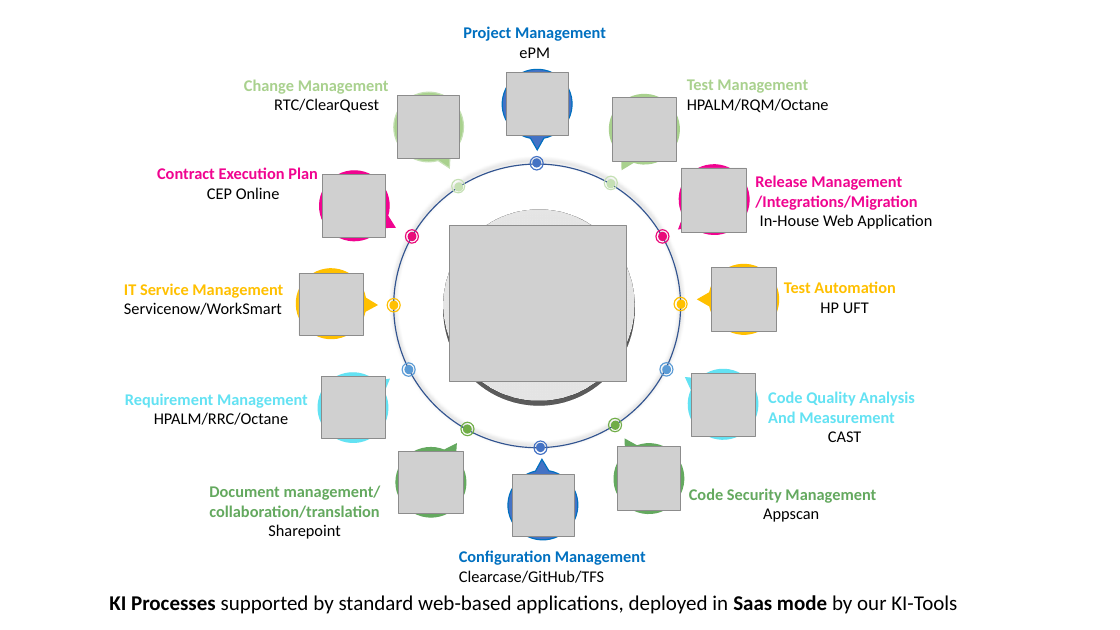
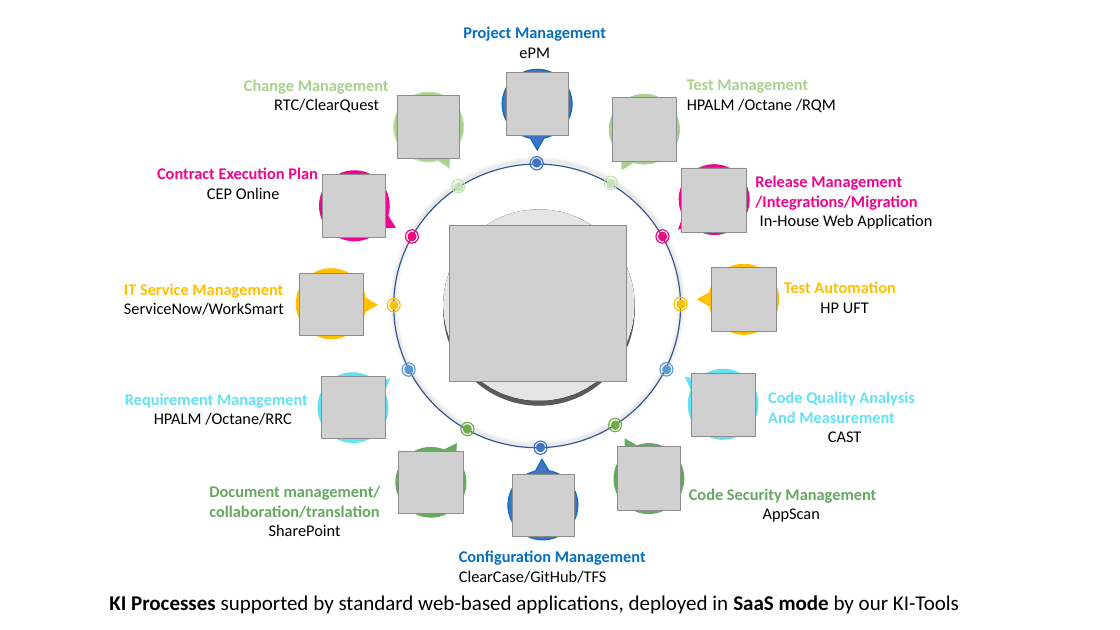
Before and after one commit to shivamyeole/KI-Tools, a slide deck: slide 1 of src/assets/Image.pptx. Drawn at 1120x630 pixels with LibreOffice and Linux fonts; fonts in the diff are those of the drawing; grey boxes stand for pictures. Boxes give left, top, right and bottom in pixels: in the first picture for what was removed or moved away, otherwise in the second. Text is boxed around its words. In the diff, an @@ line names an element or a change of style, - is before the commit and + after.

```diff
--- a/src/assets/Image.pptx
+++ b/src/assets/Image.pptx
@@ text at <box>687,98,836,113</box>: text changed @@
-HPALM/RQM/Octane
+HPALM /Octane /RQM
@@ text at <box>124,302,284,315</box>: text changed @@
-Servicenow/WorkSmart
+ServiceNow/WorkSmart
@@ text at <box>154,412,292,425</box>: text changed @@
-HPALM/RRC/Octane
+HPALM /Octane/RRC
@@ text at <box>763,508,820,522</box>: text changed @@
-Appscan
+AppScan
@@ text at <box>269,524,341,536</box>: text changed @@
-Sharepoint
+SharePoint
@@ text at <box>109,595,959,614</box>: text changed @@
-KI Processes supported by standard web-based applications, deployed in Saas mode by our KI-Tools
+KI Processes supported by standard web-based applications, deployed in SaaS mode by our KI-Tools
@@ text at <box>459,570,607,583</box>: text changed @@
-Clearcase/GitHub/TFS
+ClearCase/GitHub/TFS
```
Also in this commit, not shown: 15 other files.
